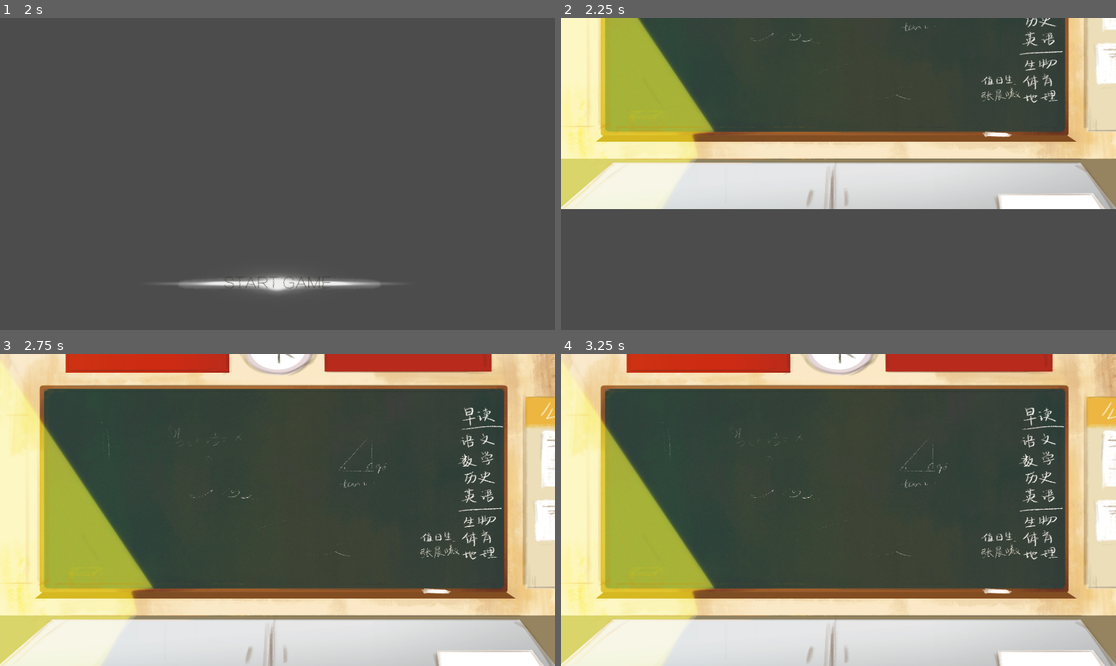
Above: before the commit, frames 1-4 (two rows, left to right).
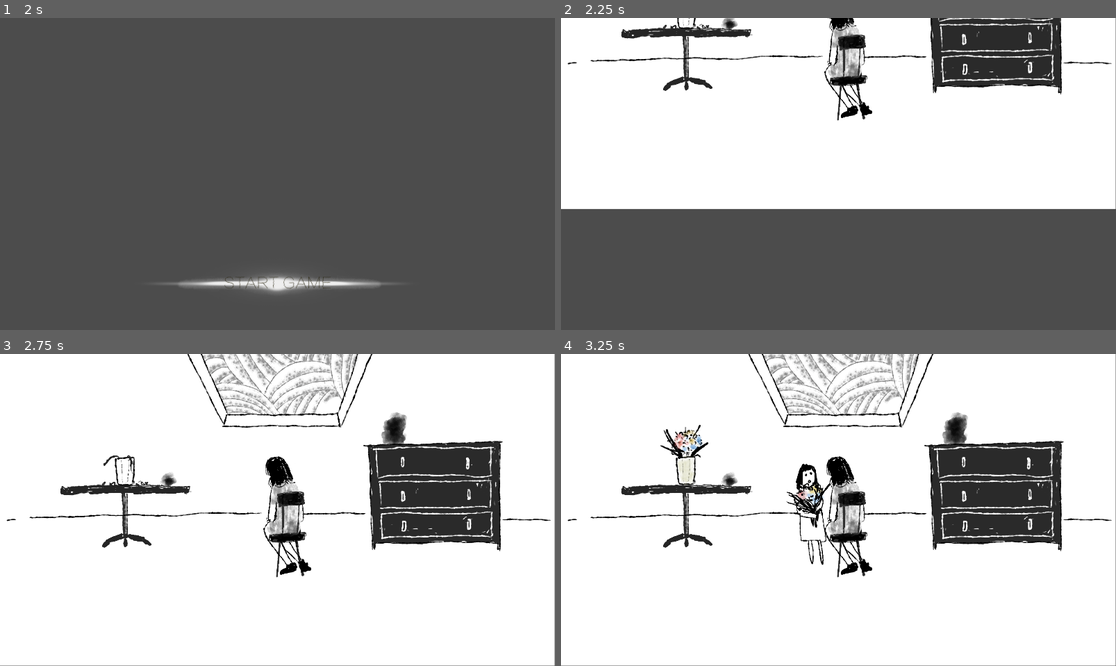
Above: after the commit, the same moments.

Repository: vmjcv/sunset
Game: Godot game, scene res://scene/splash/splash_screen.tscn
Two runs of this game, one before a commit and one after it. Both use one fixed random seed, a clock stepped at 60 frames per second and the inputs below.
Inputs (mouse positions are in pixels of both pictures, inside the frame that each line leads up to):
- Up to frame 1 (2 s): tap Enter at 0.5 s; move the mouse to (399, 158) at 0.52 s; hold Right (ui_right) 0.53-1.28 s; hold 1 0.53-1.28 s; click (399, 158) at 0.67 s; move the mouse to (166, 189) at 1.27 s; hold Down (ui_down) from 1.28 s (still down); tap 2 at 1.35 s; click (166, 189) at 1.42 s
- Up to frame 2 (2.25 s): release Down (ui_down) at 2 s; click (838, 283) at 2 s
- Up to frame 3 (2.75 s): no input
- Up to frame 4 (3.25 s): click (683, 469) at 2.77 s

Frame 1 is identical in both runs. In frame 2, 55% of the frame differs, in the area x 0-100%, y 0-62%; in frame 3, 91%, in the area x 0-100%, y 0-100%; in frame 4, 91%.

Commit message:
主玩法

Diff:
--- /dev/null
+++ b/game/scene/juqing/1/juqing1.tscn
@@ -0,0 +1,200 @@
+[gd_scene load_steps=24 format=2]
+
+[ext_resource path="res://texture/juqing/1/bg.png" type="Texture" id=1]
+[ext_resource path="res://texture/juqing/1/huaping_1.png" type="Texture" id=2]
+[ext_resource path="res://texture/juqing/1/huaping_2.png" type="Texture" id=3]
+[ext_resource path="res://texture/juqing/1/award_2.png" type="Texture" id=4]
+[ext_resource path="res://texture/juqing/1/picture_3.png" type="Texture" id=5]
+[ext_resource path="res://texture/juqing/1/picture_2.png" type="Texture" id=6]
+[ext_resource path="res://texture/juqing/1/picture_1.png" type="Texture" id=7]
+[ext_resource path="res://texture/juqing/1/ring_2.png" type="Texture" id=8]
+[ext_resource path="res://texture/juqing/1/ring_3.png" type="Texture" id=9]
+[ext_resource path="res://texture/juqing/1/ring_1.png" type="Texture" id=10]
+[ext_resource path="res://texture/juqing/1/mom_2.png" type="Texture" id=11]
+[ext_resource path="res://texture/juqing/1/mom_1.png" type="Texture" id=12]
+[ext_resource path="res://texture/juqing/1/daughter_4.png" type="Texture" id=13]
+[ext_resource path="res://texture/juqing/1/daughter_3.png" type="Texture" id=14]
+[ext_resource path="res://texture/juqing/1/daughter_2.png" type="Texture" id=15]
+[ext_resource path="res://texture/juqing/1/daughter_1.png" type="Texture" id=16]
+[ext_resource path="res://script/juqing/juqing1.gd" type="Script" id=17]
+[ext_resource path="res://script/juqing/chouti.gd" type="Script" id=18]
+[ext_resource path="res://script/juqing/flower.gd" type="Script" id=19]
+[ext_resource path="res://script/juqing/ring.gd" type="Script" id=20]
+[ext_resource path="res://script/juqing/picture.gd" type="Script" id=21]
+[ext_resource path="res://script/juqing/daughter.gd" type="Script" id=22]
+[ext_resource path="res://script/juqing/mom.gd" type="Script" id=23]
+
+[node name="main" type="TextureRect"]
+margin_left = 239.337
+margin_top = 132.33
+margin_right = 2159.34
+margin_bottom = 1212.33
+rect_scale = Vector2( 0.75, 0.75 )
+script = ExtResource( 17 )
+__meta__ = {
+"_edit_lock_": true,
+"_edit_use_anchors_": false
+}
+
+[node name="Sprite" type="Sprite" parent="."]
+position = Vector2( 960.122, 542.961 )
+texture = ExtResource( 1 )
+__meta__ = {
+"_edit_lock_": true
+}
+
+[node name="flower" type="Node2D" parent="."]
+position = Vector2( 254.309, 355.967 )
+script = ExtResource( 19 )
+
+[node name="open" type="Sprite" parent="flower"]
+position = Vector2( 0, 6 )
+texture = ExtResource( 2 )
+
+[node name="finish" type="Sprite" parent="flower"]
+visible = false
+position = Vector2( 0, -67.3334 )
+texture = ExtResource( 3 )
+
+[node name="btn" type="Button" parent="flower"]
+light_mask = -2147483648
+margin_left = -59.8728
+margin_top = -81.1879
+margin_right = 60.1272
+margin_bottom = 73.8121
+flat = true
+__meta__ = {
+"_edit_use_anchors_": false
+}
+
+[node name="award" type="Node2D" parent="."]
+position = Vector2( 1828.51, 126.921 )
+script = ExtResource( 18 )
+
+[node name="finish" type="Sprite" parent="award"]
+visible = false
+position = Vector2( 0, 60.6666 )
+texture = ExtResource( 4 )
+
+[node name="chouti" type="ToolButton" parent="award"]
+light_mask = -2147483648
+margin_left = -409.508
+margin_top = 139.079
+margin_right = 117.492
+margin_bottom = 262.079
+__meta__ = {
+"_edit_use_anchors_": false
+}
+
+[node name="picture" type="Node2D" parent="."]
+position = Vector2( 1502.11, 172.971 )
+scale = Vector2( 1, 1 )
+script = ExtResource( 21 )
+
+[node name="close" type="Sprite" parent="picture"]
+position = Vector2( 0.233521, -2.70151 )
+texture = ExtResource( 7 )
+
+[node name="open" type="Sprite" parent="picture"]
+visible = false
+position = Vector2( 0, 6 )
+texture = ExtResource( 6 )
+
+[node name="finish" type="Sprite" parent="picture"]
+visible = false
+position = Vector2( -0.552368, 12.3201 )
+texture = ExtResource( 5 )
+
+[node name="jump" type="ToolButton" parent="picture"]
+light_mask = -2147483648
+margin_left = -61.7404
+margin_top = -70.5314
+margin_right = 58.2596
+margin_bottom = 84.4686
+__meta__ = {
+"_edit_use_anchors_": false
+}
+
+[node name="ring" type="Node2D" parent="."]
+position = Vector2( 429.951, 340.535 )
+scale = Vector2( 1, 1 )
+script = ExtResource( 20 )
+
+[node name="close" type="Sprite" parent="ring"]
+position = Vector2( 23.9034, 66.6512 )
+texture = ExtResource( 10 )
+
+[node name="open" type="Sprite" parent="ring"]
+visible = false
+position = Vector2( 23.1966, 73.7502 )
+texture = ExtResource( 8 )
+
+[node name="finish" type="Sprite" parent="ring"]
+visible = false
+position = Vector2( 21.1494, 65.4251 )
+texture = ExtResource( 9 )
+
+[node name="jump" type="ToolButton" parent="ring"]
+light_mask = -2147483648
+margin_left = -5.31024
+margin_top = 44.2047
+margin_right = 54.6898
+margin_bottom = 104.205
+__meta__ = {
+"_edit_use_anchors_": false
+}
+
+[node name="mom" type="Node2D" parent="."]
+position = Vector2( 983.55, 518.226 )
+scale = Vector2( 1, 1 )
+script = ExtResource( 23 )
+
+[node name="statu1" type="Sprite" parent="mom"]
+visible = false
+position = Vector2( 23.9034, 66.6512 )
+texture = ExtResource( 12 )
+
+[node name="statu2" type="Sprite" parent="mom"]
+visible = false
+position = Vector2( 36.5287, 107.084 )
+texture = ExtResource( 11 )
+
+[node name="daughter" type="Node2D" parent="."]
+position = Vector2( 789.305, 496.209 )
+scale = Vector2( 1, 1 )
+script = ExtResource( 22 )
+
+[node name="flower" type="Sprite" parent="daughter"]
+visible = false
+position = Vector2( 28.6549, 66.6512 )
+texture = ExtResource( 14 )
+
+[node name="rings" type="Sprite" parent="daughter"]
+visible = false
+position = Vector2( 60.0204, 64.2471 )
+texture = ExtResource( 15 )
+
+[node name="award" type="Sprite" parent="daughter"]
+visible = false
+position = Vector2( -27.5531, 159.266 )
+texture = ExtResource( 13 )
+
+[node name="picture" type="Sprite" parent="daughter"]
+visible = false
+position = Vector2( 48.4702, 61.8615 )
+texture = ExtResource( 16 )
+
+[node name="maskTouch" type="ColorRect" parent="."]
+visible = false
+margin_left = -323.0
+margin_top = -179.0
+margin_right = 2242.0
+margin_bottom = 1260.0
+color = Color( 1, 1, 1, 0 )
+__meta__ = {
+"_edit_use_anchors_": false
+}
+[connection signal="pressed" from="flower/btn" to="flower" method="_on_btn_pressed"]
+[connection signal="pressed" from="award/chouti" to="award" method="_on_chouti_pressed"]
+[connection signal="pressed" from="picture/jump" to="picture" method="_on_jump_pressed"]
+[connection signal="pressed" from="ring/jump" to="ring" method="_on_jump_pressed"]
--- a/game/scene/start/room.tscn
+++ b/game/scene/start/room.tscn
@@ -6,6 +6,10 @@
 [node name="TextureRect" type="TextureRect"]
 anchor_right = 1.0
 anchor_bottom = 1.0
+margin_left = 103.826
+margin_top = 147.244
+margin_right = 103.826
+margin_bottom = 147.244
 mouse_filter = 2
 texture = ExtResource( 2 )
 expand = true
--- a/game/script/common/global_status_mgr.gd
+++ b/game/script/common/global_status_mgr.gd
@@ -2,26 +2,52 @@
 
 const maxLevelEachZhoumu = 5
 
-var level = 1
+var curLevel = 0
+
+var levelFinsihList = {1:false, 2:false, 3:false, 4:false, 5:false}
 var zhoumu = 1
 
 func _ready():
 	pass
 
+func _matchResult(bSuc):
+	if bSuc:
+		onLevelFinish()
+	else:
+		SceneMgr.changeScene('res://scene/start/room.tscn')
+
 func onLevelFinish():
-	if level == maxLevelEachZhoumu:
+	levelFinsihList[curLevel] = true
+	var winCount = 0
+	for bWin in levelFinsihList.values():
+		if bWin:
+			winCount += 1
+	if winCount == maxLevelEachZhoumu:
 		SceneMgr.changeScene('res://scene/zhoumu_cg/zhoumu'+ zhoumu +'.tscn')
 		zhoumu += 1
-		level = 0
+		levelFinsihList = {1:false, 2:false, 3:false, 4:false, 5:false}
 	else:
-		level += 1
+		var s = SceneMgr.changeScene('res://scene/juqing/1/juqing1.tscn')
+		s.finishLevel(zhoumu, curLevel)
 
-func getLevel():
-	return level
+func getCurLevel():
+	return curLevel
 
-func getZhoumu():
+func getCurZhoumu():
 	return zhoumu
+
+func getCurZhoumuLevel():
+	return levelFinsihList
+
+func isLevelFinish(iLevel):
+	return levelFinsihList[iLevel]
 
 # 去小关卡
 func goToLevel(number):
-	level = number
+	curLevel = number
+	#TODO 跳转关卡
+	print("jump to " + str(number))
+	_matchResult(true)
+#	var scene = SceneMgr.changeScene('res://scene/level/level_manager.tscn')
+#	scene.set_map_id(curLevel, zhoumu)
+#	scene.connect("match_result", self, "_matchResult")
--- /dev/null
+++ b/game/script/juqing/chouti.gd
@@ -0,0 +1,29 @@
+extends Node2D
+
+const STATUS_OPEN = 1
+const STATUS_CLOSE = 2
+
+var status = STATUS_CLOSE
+
+# Called when the node enters the scene tree for the first time.
+func _ready():
+	pass # Replace with function body.
+
+func updateStatus(iZhoumu, dLevel):
+	if iZhoumu > 1:
+		status = STATUS_CLOSE
+	else:
+		if dLevel[1]:
+			status = STATUS_CLOSE
+		else:
+			status = STATUS_OPEN
+
+	if status == STATUS_CLOSE:
+		get_node("chouti").hide()
+		get_node("finish").show()
+	else:
+		get_node("finish").hide()
+		get_node("chouti").show()
+
+func _on_chouti_pressed():
+	GlobalStatusMgr.goToLevel(1)
--- /dev/null
+++ b/game/script/juqing/daughter.gd
@@ -0,0 +1,25 @@
+extends Node2D
+
+
+# Called when the node enters the scene tree for the first time.
+func _ready():
+	pass # Replace with function body.
+
+func updateStatus(iZhoumu, dLevel):
+	pass
+
+
+func showGift(sTag):
+	get_node("flower").hide()
+	get_node("rings").hide()
+	get_node("award").hide()
+	get_node("picture").hide()
+
+	get_node(sTag).show()
+
+
+func hideNodes():
+	get_node("flower").hide()
+	get_node("rings").hide()
+	get_node("award").hide()
+	get_node("picture").hide()
--- /dev/null
+++ b/game/script/juqing/flower.gd
@@ -0,0 +1,32 @@
+extends Node2D
+
+
+const STATUS_OPEN = 1
+const STATUS_FINISH = 2
+
+var status = STATUS_FINISH
+
+# Called when the node enters the scene tree for the first time.
+func _ready():
+	pass # Replace with function body.
+
+func updateStatus(iZhoumu, dLevel):
+	if iZhoumu > 1:
+		status = STATUS_FINISH
+	else:
+		if dLevel[2]:
+			status = STATUS_FINISH
+		else:
+			status = STATUS_OPEN
+
+	if status == STATUS_FINISH:
+		get_node("btn").hide()
+		get_node("open").hide()
+		get_node("finish").show()
+	else:
+		get_node("btn").show()
+		get_node("open").show()
+		get_node("finish").hide()
+
+func _on_btn_pressed():
+	GlobalStatusMgr.goToLevel(2)
--- /dev/null
+++ b/game/script/juqing/juqing1.gd
@@ -0,0 +1,63 @@
+extends TextureRect
+
+# node
+var nodeFlower = null
+var nodeAward = null
+var nodePic = null
+var nodeRing = null
+var nodeMom = null
+var nodeDaughter = null
+
+var nowCGZhoumu = 0
+var nowCGLevel = 0
+var bCGing = false
+
+# Called when the node enters the scene tree for the first time.
+func _ready():
+	nodeFlower = get_node("flower")
+	nodeAward = get_node("award")
+	nodePic = get_node("picture")
+	nodeRing = get_node("ring")
+	nodeMom = get_node("mom")
+	nodeDaughter = get_node("daughter")
+
+func _input(event):
+	if not bCGing:
+		return
+	if event is InputEventMouseButton:
+		if event.button_index == BUTTON_LEFT and event.pressed:
+			if nowCGZhoumu == 1 and (nowCGLevel == 1 or nowCGLevel == 2):
+				nodeDaughter.hideNodes()
+				updateStatus()
+			elif nowCGZhoumu == 1 and nowCGLevel == 3:
+				pass
+			elif nowCGZhoumu == 1 and nowCGLevel == 4:
+				pass
+			get_node("maskTouch").hide()
+
+func updateStatus():
+	for nodes in [nodeAward, nodeFlower, nodePic, nodeRing, nodeMom, nodeDaughter]:
+		nodes.updateStatus(GlobalStatusMgr.getCurZhoumu(), GlobalStatusMgr.getCurZhoumuLevel())
+
+func finishLevel(iZhoumu, iLevel):
+	nowCGZhoumu = iZhoumu
+	nowCGLevel = iLevel
+	if iZhoumu == 1:
+		if iLevel == 1:
+			for nodes in [nodeAward, nodeFlower, nodeMom,]:
+				nodes.updateStatus(GlobalStatusMgr.getCurZhoumu(), GlobalStatusMgr.getCurZhoumuLevel())
+			nodeDaughter.showGift('award')
+		elif iLevel == 2:
+			for nodes in [nodeAward, nodeFlower, nodeMom,]:
+				nodes.updateStatus(GlobalStatusMgr.getCurZhoumu(), GlobalStatusMgr.getCurZhoumuLevel())
+			nodeDaughter.showGift('flower')
+		elif iLevel == 3:
+			for nodes in [nodeAward, nodeFlower, nodeMom, ]:
+				nodes.updateStatus(GlobalStatusMgr.getCurZhoumu(), GlobalStatusMgr.getCurZhoumuLevel())
+			nodeDaughter.showGift('picture')
+		elif iLevel == 4:
+			for nodes in [nodeAward, nodeFlower, nodeMom, ]:
+				nodes.updateStatus(GlobalStatusMgr.getCurZhoumu(), GlobalStatusMgr.getCurZhoumuLevel())
+			nodeDaughter.showGift('ring')
+		get_node("maskTouch").show()
+		bCGing = true
--- /dev/null
+++ b/game/script/juqing/mom.gd
@@ -0,0 +1,23 @@
+extends Node2D
+
+const STATUS_NORMAL = 1
+const STATUS_SAD = 2
+
+var status = STATUS_NORMAL
+
+# Called when the node enters the scene tree for the first time.
+func _ready():
+	pass # Replace with function body.
+
+func updateStatus(iZhoumu, dLevel):
+	if iZhoumu > 1:
+		status = STATUS_SAD
+	else:
+		status = STATUS_NORMAL
+
+	get_node("statu1").hide()
+	get_node("statu2").hide()
+	if status == STATUS_NORMAL:
+		get_node("statu1").show()
+	elif status == STATUS_SAD:
+		get_node("statu2").show()
--- /dev/null
+++ b/game/script/juqing/picture.gd
@@ -0,0 +1,38 @@
+extends Node2D
+
+const STATUS_CLOSE = 1
+const STATUS_OPEN = 2
+const STATUS_FINISH = 3
+
+var status = STATUS_CLOSE
+
+# Called when the node enters the scene tree for the first time.
+func _ready():
+	pass # Replace with function body.
+
+func updateStatus(iZhoumu, dLevel):
+	if iZhoumu > 1:
+		status = STATUS_FINISH
+	else:
+		if not dLevel[1] or not dLevel[2]:
+			status = STATUS_CLOSE
+		elif dLevel[3]:
+			status = STATUS_FINISH
+		else:
+			status = STATUS_OPEN
+
+	get_node("close").hide()
+	get_node("open").hide()
+	get_node("finish").hide()
+	get_node("jump").hide()
+	if status == STATUS_CLOSE:
+		get_node("close").show()
+	elif status == STATUS_OPEN:
+		get_node("open").show()
+		get_node("jump").show()
+	else:
+		get_node("finish").show()
+
+
+func _on_jump_pressed():
+	GlobalStatusMgr.goToLevel(3)
--- /dev/null
+++ b/game/script/juqing/ring.gd
@@ -0,0 +1,39 @@
+extends Node2D
+
+const STATUS_CLOSE = 1
+const STATUS_OPEN = 2
+const STATUS_FINISH = 3
+
+var status = STATUS_CLOSE
+
+# Called when the node enters the scene tree for the first time.
+func _ready():
+	pass # Replace with function body.
+
+func updateStatus(iZhoumu, dLevel):
+	if iZhoumu > 1:
+		status = STATUS_FINISH
+	else:
+		if not dLevel[1] or not dLevel[2]:
+			status = STATUS_CLOSE
+		elif dLevel[4]:
+			status = STATUS_FINISH
+		else:
+			status = STATUS_OPEN
+
+	get_node("close").hide()
+	get_node("open").hide()
+	get_node("finish").hide()
+	get_node("jump").hide()
+	if status == STATUS_CLOSE:
+		get_node("close").show()
+	elif status == STATUS_OPEN:
+		get_node("open").show()
+		get_node("jump").show()
+	else:
+		get_node("finish").show()
+
+
+
+func _on_jump_pressed():
+	GlobalStatusMgr.goToLevel(4)
--- a/game/script/level/level_manager.gd
+++ b/game/script/level/level_manager.gd
@@ -12,7 +12,7 @@
 onready var curLevel
 onready var curZhoumu
 
-signal success
+signal match_result
 signal fail
 
 var ant_path="res://scene/level/ant.tscn"
@@ -197,7 +197,7 @@
 func show_pass():
 	print("通关啦!!!!!!!!!!!!!!!!")
 	#点击后发送事件
-	#emit_signal("success")
+	emit_signal("match_result", true)
 
 class MyCustomSorter:
 	static func _sort_by_x(a, b):
--- a/game/script/start/main.gd
+++ b/game/script/start/main.gd
@@ -10,4 +10,4 @@
 
 
 func _on_start_pressed():
-	SceneMgr.goDownScene('res://scene/start/room.tscn')
+	SceneMgr.goDownScene('res://scene/juqing/1/juqing1.tscn').updateStatus()
Binary file added: game/texture/juqing/1/ant_1.png
Binary file added: game/texture/juqing/1/ant_2.png
Binary file added: game/texture/juqing/1/award_2.png
Binary file added: game/texture/juqing/1/bg.png
Binary file added: game/texture/juqing/1/daughter_1.png
Binary file added: game/texture/juqing/1/daughter_2.png
Binary file added: game/texture/juqing/1/daughter_3.png
Binary file added: game/texture/juqing/1/daughter_4.png
Binary file added: game/texture/juqing/1/huaping_1.png
Binary file added: game/texture/juqing/1/huaping_2.png
Binary file added: game/texture/juqing/1/mom_1.png
Binary file added: game/texture/juqing/1/mom_2.png
(and 6 more such lines)
